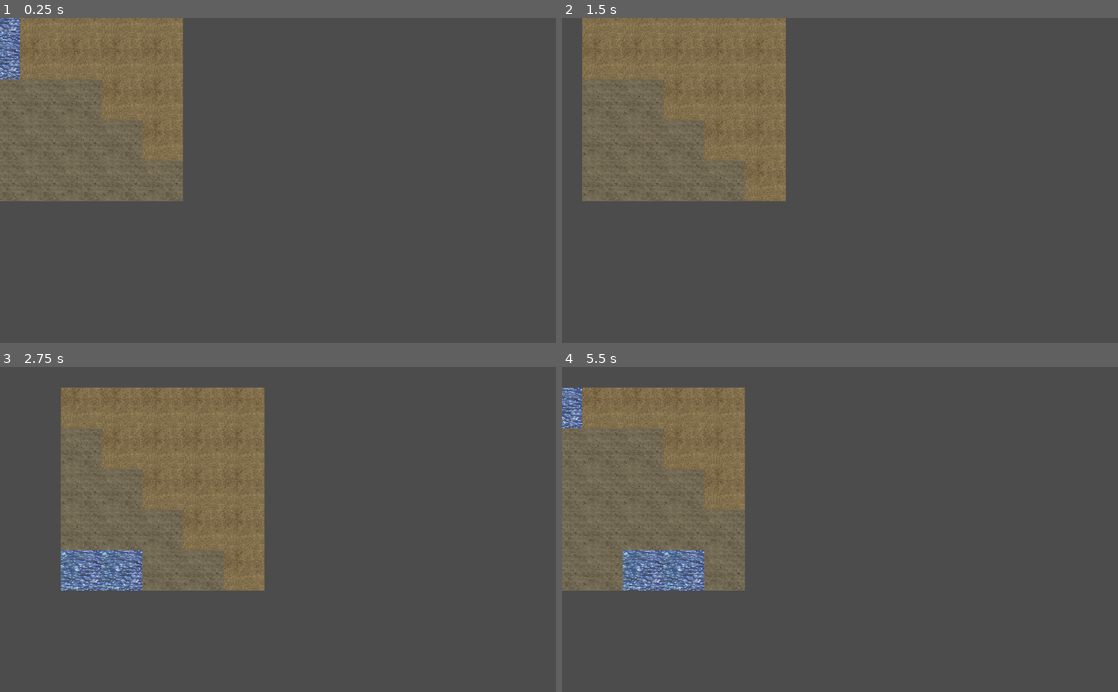
Above: before the commit, frames 1-4 (two rows, left to right).
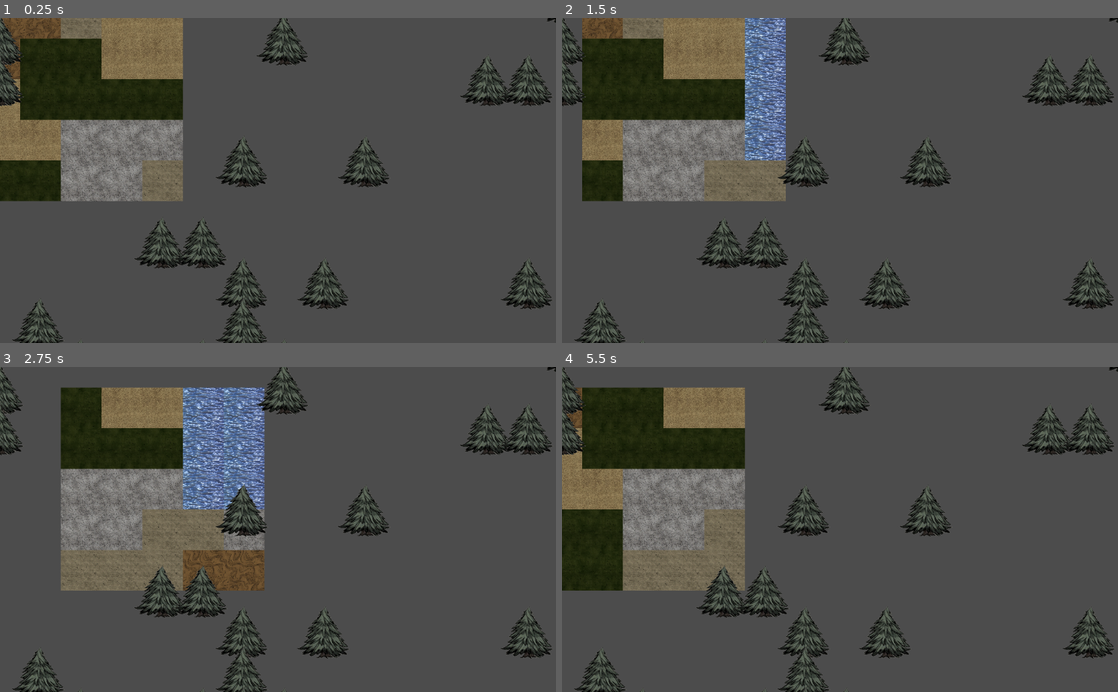
Above: after the commit, the same moments.

Repository: KennyTheBard/Antiquarian
Game: Godot game, scene res://Nodes/GameWorld.tscn
Same seed, same stepped clock (60 frames per second), same inputs: the game is played once before the commit and once after it. The project has no main scene, so this scene is started directly.
Inputs:
- Up to frame 1 (0.25 s): no input
- Up to frame 2 (1.5 s): tap Enter at 0.5 s; hold D 0.53-1.28 s; tap Space at 1.25 s; hold S from 1.28 s (still down)
- Up to frame 3 (2.75 s): tap Enter at 2 s; release S at 2.03 s; hold D from 2.03 s (still down)
- Up to frame 4 (5.5 s): tap Space at 2.75, 5 s; release D at 2.78 s; hold W 2.78-3.53 s; tap Enter at 3.5 s; hold A 3.53-5.03 s; hold S from 5.03 s (still down)

The runs differ from the first frame. In frame 1, 18% of the frame differs, in the area x 0-100%, y 0-100%; in frame 2, 20%; in frame 3, 23%; in frame 4, 20%.

Commit message:
Started working on game objects generation

Diff:
--- a/Game/Antiquarian/GameWorld.gd
+++ b/Game/Antiquarian/GameWorld.gd
@@ -21,7 +21,7 @@
 	seed(world_seed)
 
 	# prepare the world map
-	var size = 100
+	var size = 30
 	var world = []
 	for i in range(0, size - 1):
 		world.append([])
@@ -61,8 +61,8 @@
 		zones_types.append(0)
 
 	# fill up the empty spaces
-	for i in range(0, size - 1):
-		for j in range(0, size - 1):
+	for i in range(size - 1):
+		for j in range(size - 1):
 			var min_dist = size * size * size * size
 			var min_val = 0
 
@@ -80,4 +80,17 @@
 	$TileManager.tiles_types = terrain
 	$TileManager.active = true
 
+
+	# add props to the game world
+	for i in range(size - 1):
+		for j in range(size - 1):
+			var chance = randi() % 100
+
+			if chance > 80 and not world[i][j] == 0:
+				var prop = load("res://Nodes/Prop.tscn").instance()
+				prop.get_node("./Sprite").texture = load("res://Assets/tree.png")
+				prop.position = Vector2(i * 75, j * 75)
+				prop.get_node("./Sprite").set_scale(Vector2(100, 100) / prop.get_node("./Sprite").texture.get_size())
+				$ObjectManager.add(prop)
+
 	pass
--- a/Game/Antiquarian/Nodes/GameObject.tscn
+++ b/Game/Antiquarian/Nodes/GameObject.tscn
@@ -1,21 +1,11 @@
-[gd_scene load_steps=4 format=2]
+[gd_scene load_steps=2 format=2]
 
 [ext_resource path="res://Scripts/GameObject.gd" type="Script" id=1]
-[ext_resource path="res://Assets/icon.png" type="Texture" id=2]
-
-[sub_resource type="SpriteFrames" id=1]
-animations = [ {
-"frames": [ ExtResource( 2 ) ],
-"loop": true,
-"name": "default",
-"speed": 5.0
-} ]
 
 [node name="GameObject" type="Node2D"]
 script = ExtResource( 1 )
 
 [node name="AudioStreamPlayer2D" type="AudioStreamPlayer2D" parent="."]
 
-[node name="AnimatedSprite" type="AnimatedSprite" parent="."]
+[node name="AnimatedSprite" type="Sprite" parent="."]
 position = Vector2( 0, -30 )
-frames = SubResource( 1 )
--- a/Game/Antiquarian/Nodes/GameWorld.tscn
+++ b/Game/Antiquarian/Nodes/GameWorld.tscn
@@ -1,12 +1,12 @@
 [gd_scene load_steps=4 format=2]
 
 [ext_resource path="res://GameWorld.gd" type="Script" id=1]
-[ext_resource path="res://Nodes/ObjectManager.tscn" type="PackedScene" id=2]
-[ext_resource path="res://Nodes/TileManager.tscn" type="PackedScene" id=3]
+[ext_resource path="res://Nodes/TileManager.tscn" type="PackedScene" id=2]
+[ext_resource path="res://Nodes/ObjectManager.tscn" type="PackedScene" id=3]
 
 [node name="GameWorld" type="Node2D"]
 script = ExtResource( 1 )
 
-[node name="ObjectManager" parent="." instance=ExtResource( 2 )]
+[node name="TileManager" parent="." instance=ExtResource( 2 )]
 
-[node name="TileManager" parent="." instance=ExtResource( 3 )]
+[node name="ObjectManager" parent="." instance=ExtResource( 3 )]
--- a/Game/Antiquarian/Nodes/Item.tscn
+++ b/Game/Antiquarian/Nodes/Item.tscn
@@ -7,7 +7,7 @@
 [node name="Item" type="Node2D"]
 script = ExtResource( 1 )
 
-[node name="Area2D" type="Area2D" parent="."]
+[node name="Area" type="Area2D" parent="."]
 
-[node name="CollisionShape2D" type="CollisionShape2D" parent="Area2D"]
+[node name="Shape" type="CollisionShape2D" parent="Area"]
 shape = SubResource( 1 )
--- a/Game/Antiquarian/Nodes/Prop.tscn
+++ b/Game/Antiquarian/Nodes/Prop.tscn
@@ -1,13 +1,18 @@
-[gd_scene load_steps=3 format=2]
+[gd_scene load_steps=4 format=2]
 
 [ext_resource path="res://Scripts/Prop.gd" type="Script" id=1]
+[ext_resource path="res://Assets/tree.png" type="Texture" id=2]
 
 [sub_resource type="CircleShape2D" id=1]
 
 [node name="Prop" type="Node2D"]
 script = ExtResource( 1 )
 
-[node name="StaticBody2D" type="StaticBody2D" parent="."]
+[node name="Body" type="StaticBody2D" parent="."]
 
-[node name="CollisionShape2D" type="CollisionShape2D" parent="StaticBody2D"]
+[node name="Shape" type="CollisionShape2D" parent="Body"]
 shape = SubResource( 1 )
+
+[node name="Sprite" type="Sprite" parent="."]
+position = Vector2( -4.72552, -185.655 )
+texture = ExtResource( 2 )
Binary file added: Game/Antiquarian/Assets/rock.png
Not shown, added: Game/Antiquarian/Assets/rock.png.import
Binary file added: Game/Antiquarian/Assets/tree.png
Not shown, added: Game/Antiquarian/Assets/tree.png.import
